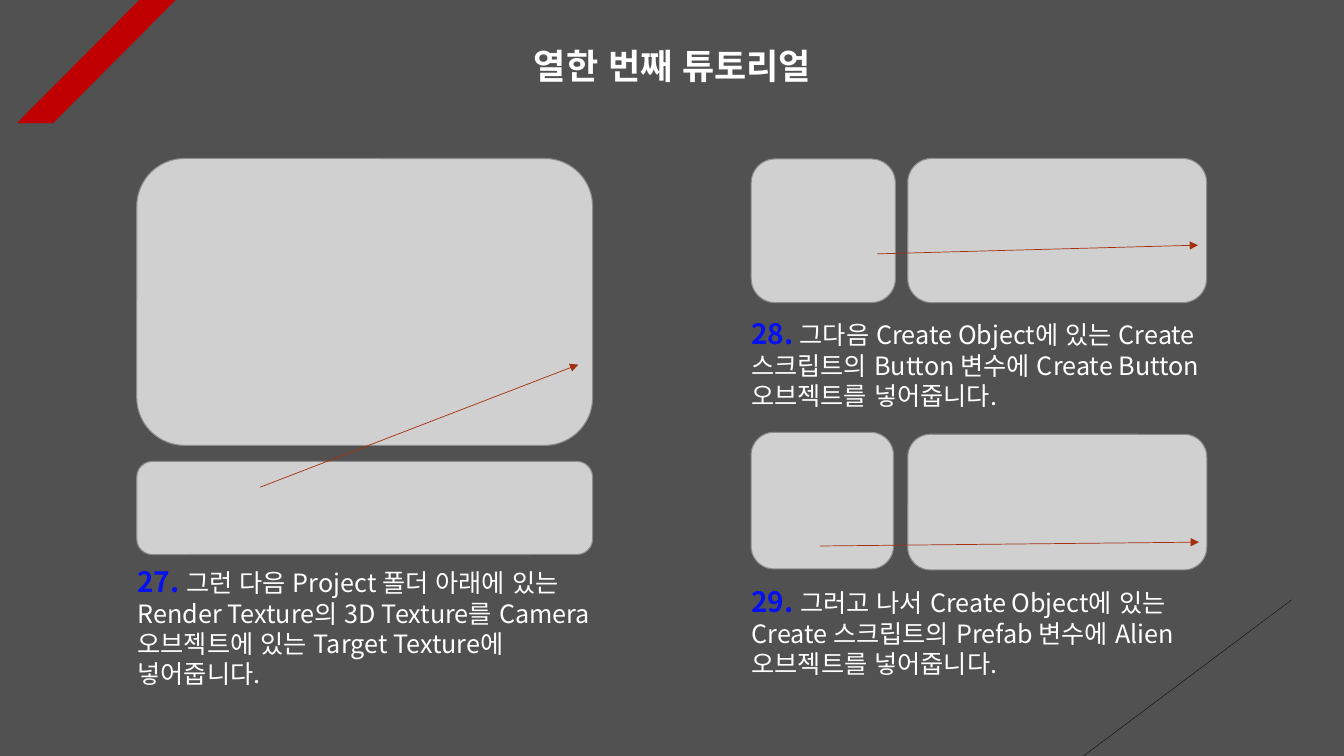
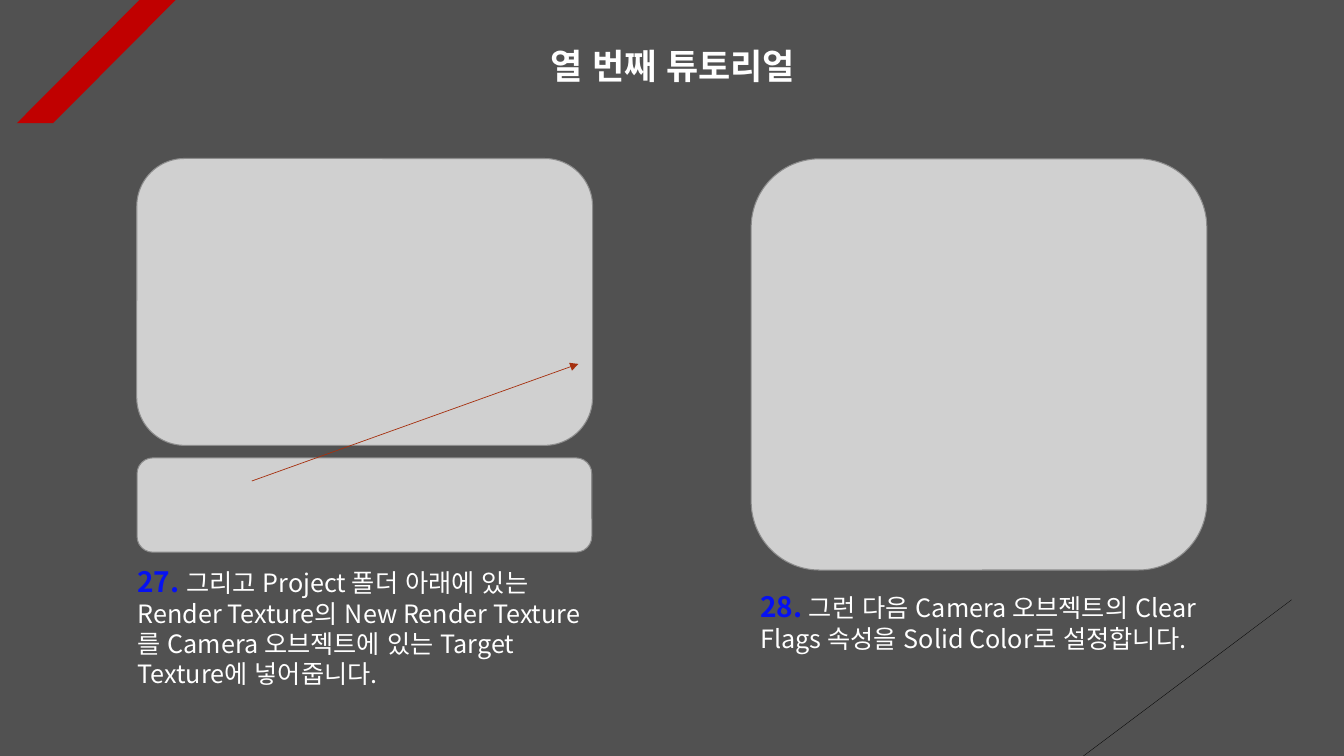
Before and after one commit to Unity2033/3D-UnityEngine, a slide deck: slide 10 of Assets/Instantiate & Destroy/PPT Data/Instatiate and Destroy Example.pptx (slide 11 before the commit). Drawn at 1344x756 pixels with LibreOffice and Linux fonts; fonts in the diff are those of the drawing; grey boxes stand for pictures. Boxes give left, top, right and bottom in pixels: in the first picture for what was removed or moved away, otherwise in the second. Text is boxed around its words. In the diff, an @@ line names an element or a change of style, - is before the commit and + after.

```diff
--- a/Assets/Instantiate & Destroy/PPT Data/Instatiate and Destroy Example.pptx
+++ b/Assets/Instantiate & Destroy/PPT Data/Instatiate and Destroy Example.pptx
@@ text at [550,49,795,82]: text changed @@
-열한 번째 튜토리얼
+열 번째 튜토리얼
@@ picture removed at [751,159,895,303] @@
@@ picture added at [751,158,1207,570] @@
@@ picture removed at [908,158,1207,302] @@
@@ arrow removed from (877, 254) to (1199, 245) @@
@@ text removed at [751,323,1200,407] @@
-28. 그다음 Create Object에 있는 Create 스크립트의 Button 변수에 Create Button 오브젝트를 넣어줍니다.
@@ arrow moved from (260, 487) - (579, 365) to (252, 481) - (579, 364) @@
@@ picture removed at [751,433,893,569] @@
@@ picture removed at [908,435,1208,571] @@
@@ picture: place and size @@
-picture at [137,462,593,555]
+picture at [137,458,592,553]
@@ arrow removed from (820, 546) to (1200, 542) @@
@@ text at [137,571,528,685]: text changed @@
-27. 그런 다음 Project 폴더 아래에 있는 Render Texture의 3D Texture를 Camera 오브젝트에 있는 Target Texture에 넣어줍니다.
+27. 그리고 Project 폴더 아래에 있는 Render Texture의 New Render Texture를 Camera 오브젝트에 있는 Target Texture에 넣어줍니다.
@@ text at [760,596,1196,654]: text changed @@
-29. 그러고 나서 Create Object에 있는 Create 스크립트의 Prefab 변수에 Alien 오브젝트를 넣어줍니다.
+28. 그런 다음 Camera 오브젝트의 Clear Flags 속성을 Solid Color로 설정합니다.
```
Also in this commit, not shown: 8 other slides changed, 1 slide added, 3 slides removed, 14 other files.
